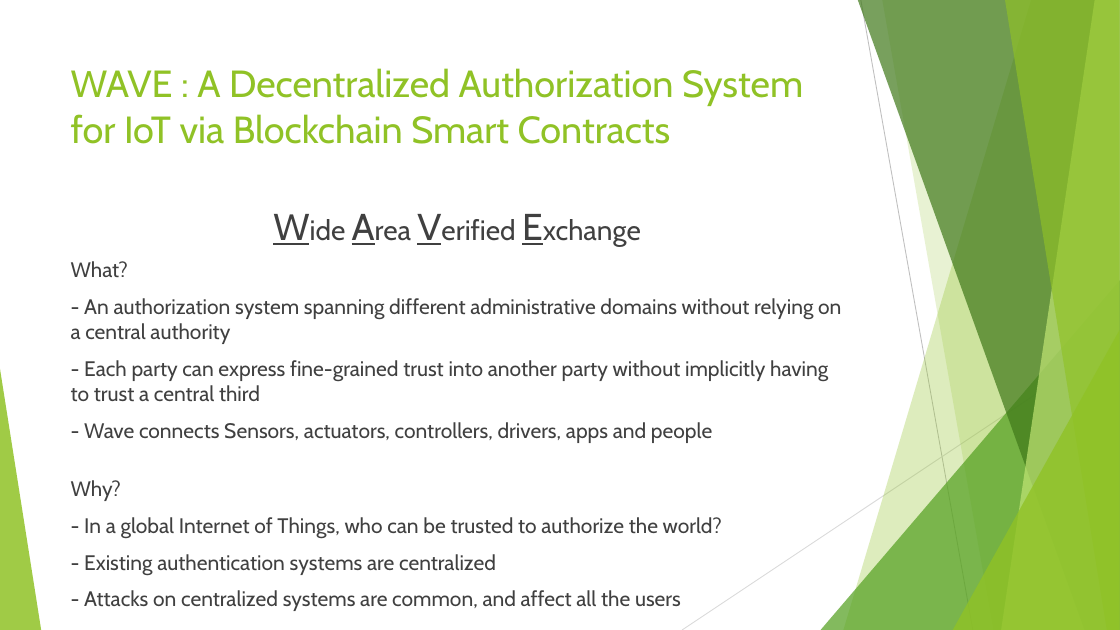
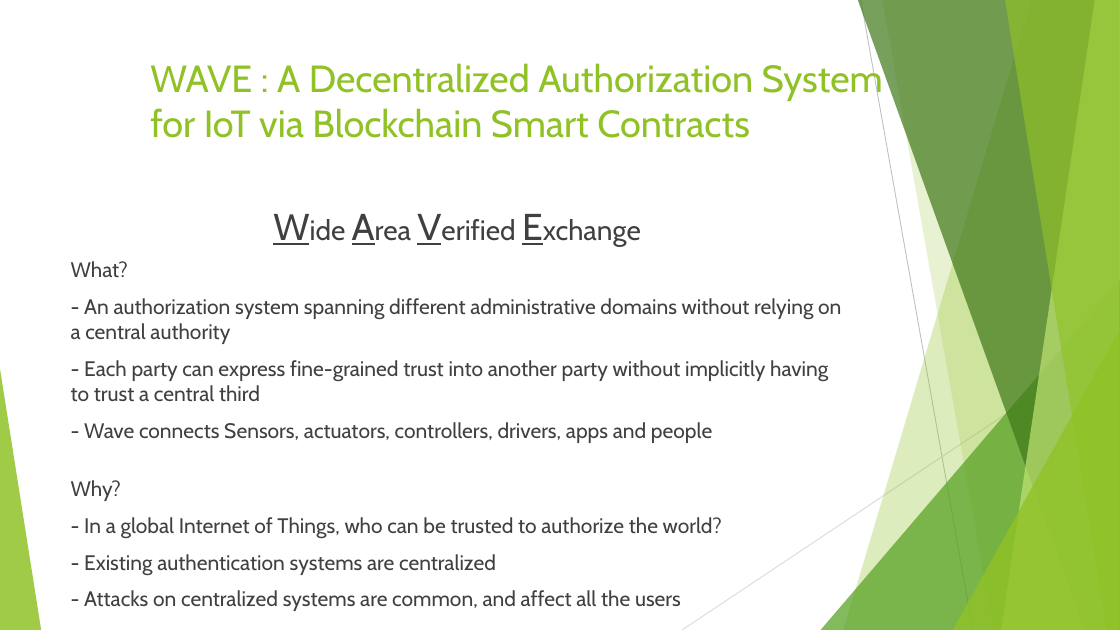
Before and after one commit to komalambekar/RISE_camp, a slide deck: slide 1 of Wave.pptx. Drawn at 1120x630 pixels with LibreOffice and Linux fonts; fonts in the diff are those of the drawing. Boxes give left, top, right and bottom in pixels: in the first picture for what was removed or moved away, otherwise in the second. Text is boxed around its words. In the diff, an @@ line names an element or a change of style, - is before the commit and + after.

Commit message:
WAVE

```diff
--- a/Wave.pptx
+++ b/Wave.pptx
@@ title "WAVE : A Decentralized Authorization ...": place and size @@
-title "WAVE : A Decentralized Authorization ..." at [71,68,803,144]
+title "WAVE : A Decentralized Authorization ..." at [150,60,883,138]
```
